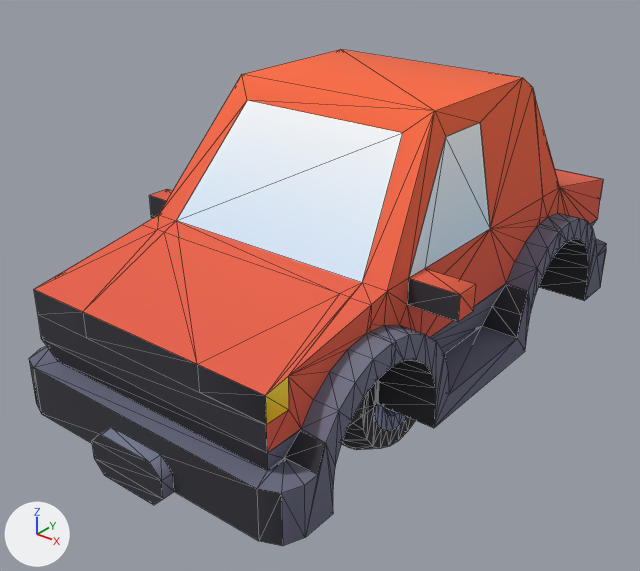
Before and after pictures for a commit that changed the glTF model public/models/derby/car.glb.
Rendered twice from a camera (50 mm lens) standing at (6.03, -8.22, 5.95) and looking at (-0.2, -0.44, 1.13). Every picture has the same lights, and +X, +Y and +Z are marked at lower left. The picture after the commit comes second. Mesh edges are drawn as thin lines. Where no turn or scale is listed for an object, it has been applied to the vertices.

Names of what the first picture shows: 'body', 'hood', 'trunk', 'wheel_fl'.
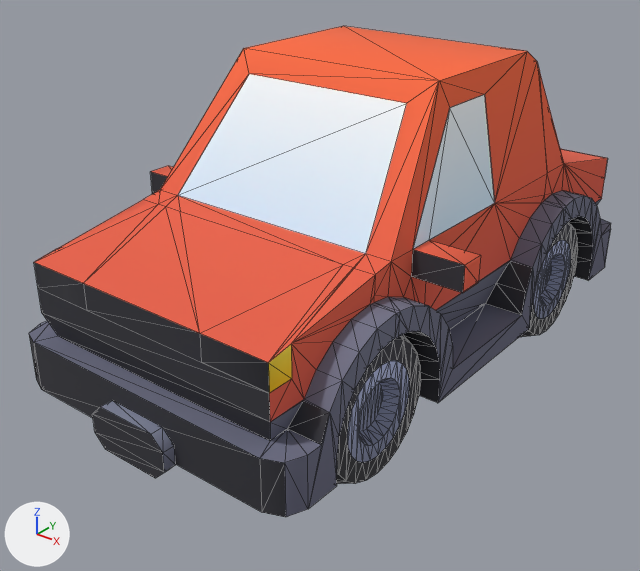
Location of each change, [x1, y1, x2, y2] in pixels of the pictures (640 x 571 px):
```json
{"object": "body", "change": "moved", "before": [143, 49, 562, 428], "after": [143, 26, 566, 403]}
{"object": "trunk", "change": "moved", "before": [29, 225, 396, 546], "after": [29, 200, 400, 517]}
{"object": "hood", "change": "moved", "before": [535, 98, 606, 301], "after": [540, 74, 611, 280]}
{"object": "wheel_fl", "change": "moved", "before": [341, 380, 416, 450], "after": [337, 335, 421, 484]}
{"object": "wheel_rl", "change": "moved", "after": [520, 223, 578, 337], "on screen": "not visible before"}
```

Edits to the scene script, one JSON object a line:
```json
{"op": "set", "path": "ob_body.location", "old": "(0.0, 0.03, 0.15)", "new": "(0.0, 0.08, 0.45)"}
{"op": "set", "path": "ob_hood.location", "old": "(0.0, 0.03, 0.15)", "new": "(0.0, 0.08, 0.45)"}
{"op": "set", "path": "ob_trunk.location", "old": "(0.0, 0.03, 0.15)", "new": "(0.0, 0.08, 0.45)"}
{"op": "set", "path": "ob_wheel_fl.location", "old": "(0.3, -0.66, 0.3)", "new": "(0.9, -1.98, 0.9)"}
{"op": "set", "path": "ob_wheel_rl.location", "old": "(0.3, 0.66, 0.3)", "new": "(0.9, 1.98, 0.9)"}
```
